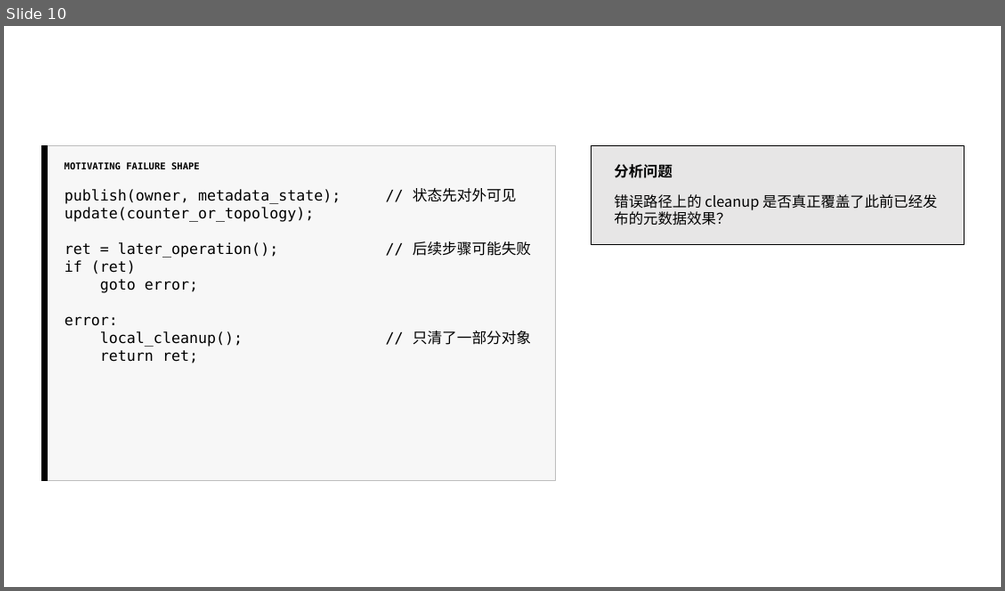
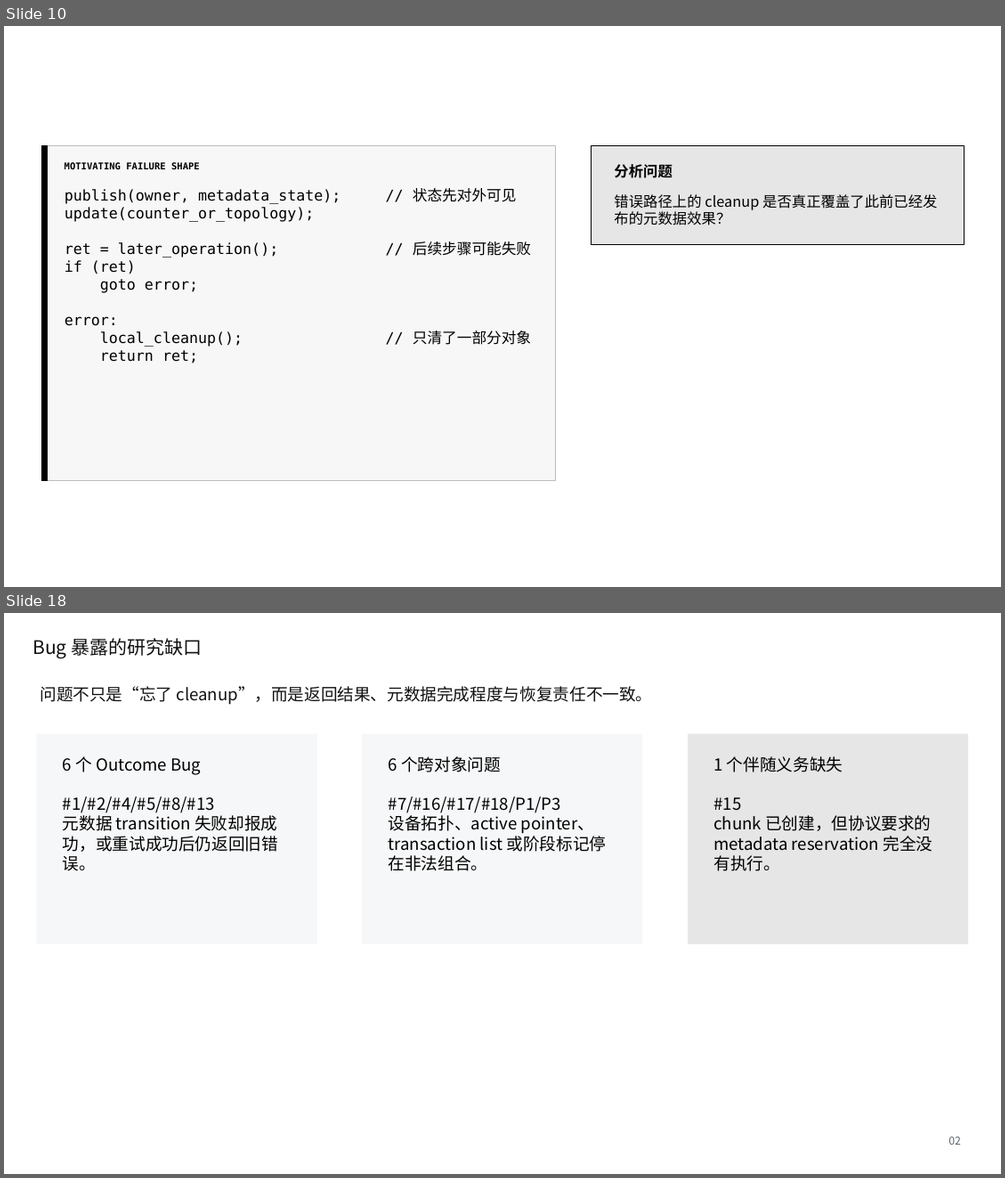
Before and after one commit to yghikun/SE_EOD, a slide deck: 元数据错误路径.pptx. Shown one above the other, each under a label of ours: slide 10 before the commit, slides 10 and 18 after it; the slides between them are not shown. The pictures are 1005x591 and 1005x1178 pixels, drawn with LibreOffice and Linux fonts; fonts in the diff are those of the drawing. Boxes give left, top, right and bottom in pixels: in the first picture for what was removed or moved away, otherwise in the second. Text is boxed around its words. In the diff, an @@ line names an element or a change of style, - is before the commit and + after.

```diff
--- a/元数据错误路径.pptx
+++ b/元数据错误路径.pptx
@@ slide 18 added at (x1=4, y1=613, x2=1001, y2=1174), background #FFFFFF @@
@@ text added at (x1=32, y1=638, x2=202, y2=658), 18 pt, text #111111 @@
+Bug 暴露的研究缺口
@@ text added at (x1=40, y1=686, x2=653, y2=705), 16 pt, text #111111 @@
+问题不只是“忘了 cleanup”，而是返回结果、元数据完成程度与恢复责任不一致。
@@ rectangle added at (x1=37, y1=733, x2=317, y2=943), fill #F6F7F8 @@
@@ rectangle added at (x1=362, y1=733, x2=643, y2=943), fill #F6F7F8 @@
@@ rectangle added at (x1=688, y1=733, x2=968, y2=943), fill #E7E6E6 @@
@@ text added at (x1=63, y1=756, x2=201, y2=775), 16 pt, text #000000 @@
+6 个 Outcome Bug
@@ text added at (x1=388, y1=756, x2=501, y2=772), 16 pt, text #000000 @@
+6 个跨对象问题
@@ text added at (x1=713, y1=756, x2=842, y2=772), 16 pt, text #000000 @@
+1 个伴随义务缺失
@@ text added at (x1=63, y1=796, x2=278, y2=871), 16 pt, text #000000 @@
+#1/#2/#4/#5/#8/#13
+元数据 transition 失败却报成功，或重试成功后仍返回旧错误。
@@ text added at (x1=388, y1=796, x2=607, y2=871), 16 pt, text #000000 @@
+#7/#16/#17/#18/P1/P3
+设备拓扑、active pointer、transaction list 或阶段标记停在非法组合。
@@ text added at (x1=713, y1=797, x2=932, y2=871), 16 pt, text #000000 @@
+#15
+chunk 已创建，但协议要求的 metadata reservation 完全没有执行。
@@ text added at (x1=948, y1=1136, x2=961, y2=1144), 10.5 pt, text #5F6672 @@
+02
```
Also in this commit, not shown: 1 slide changed, 17 other slides added, 14 other files.
